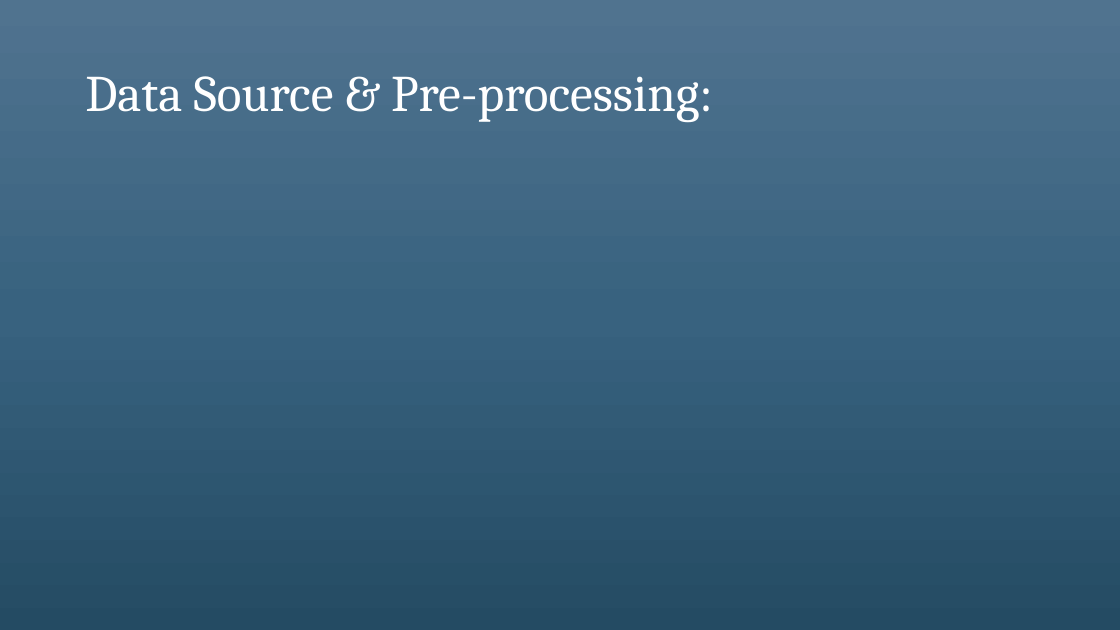
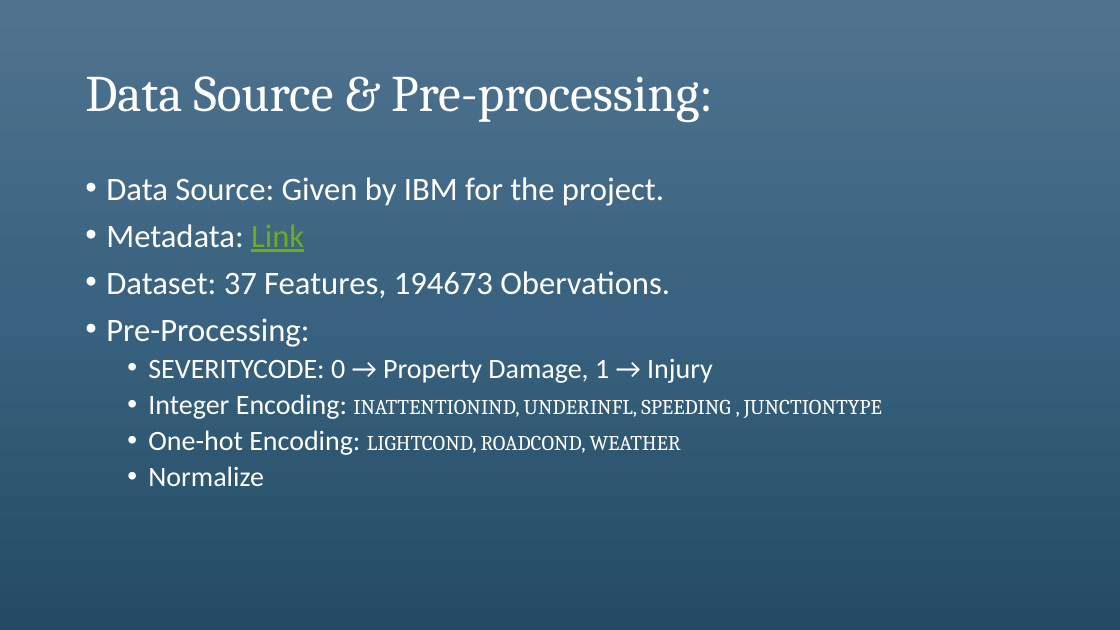
Before and after one commit to vedantmane/Car-Accident-Severity-Prediction, a slide deck: slide 3 of Presentation/CAS Presentation.pptx. Drawn at 1120x630 pixels with LibreOffice and Linux fonts; fonts in the diff are those of the drawing. Boxes give left, top, right and bottom in pixels: in the first picture for what was removed or moved away, otherwise in the second. Text is boxed around its words. In the diff, an @@ line names an element or a change of style, - is before the commit and + after.

```diff
--- a/Presentation/CAS Presentation.pptx
+++ b/Presentation/CAS Presentation.pptx
@@ text added at <box>106,177,882,486</box>, 28 pt, text #FFFFFF @@
+• Data Source: Given by IBM for the project.
+• Metadata: Link
+• Dataset: 37 Features, 194673 Obervations.
+• Pre-Processing:
+  • SEVERITYCODE: 0 → Property Damage, 1 → Injury
+  • Integer Encoding: INATTENTIONIND, UNDERINFL, SPEEDING , JUNCTIONTYPE
+  • One-hot Encoding: LIGHTCOND, ROADCOND, WEATHER
+  • Normalize
```
Also in this commit, not shown: 3 other slides changed, 13 slides added, 9 slides removed.
